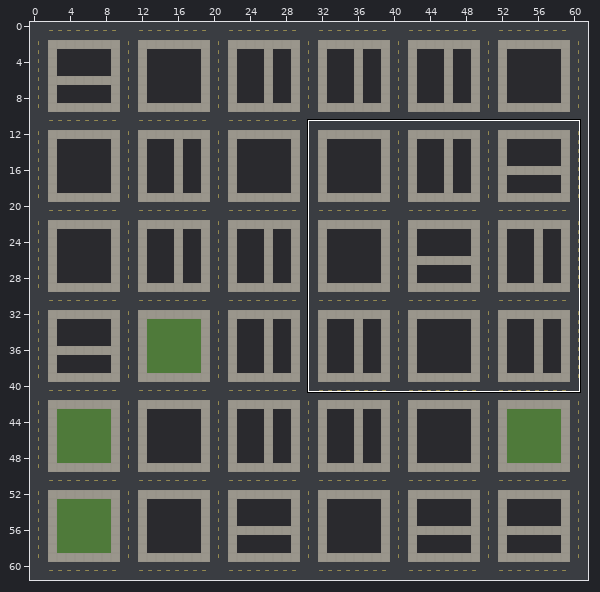
Two versions of a level (Tiled map (JSON), public/maps/city.tmj). The first picture is a wide view before the edit; the outline marks the close-up.
Close-up. As it was:
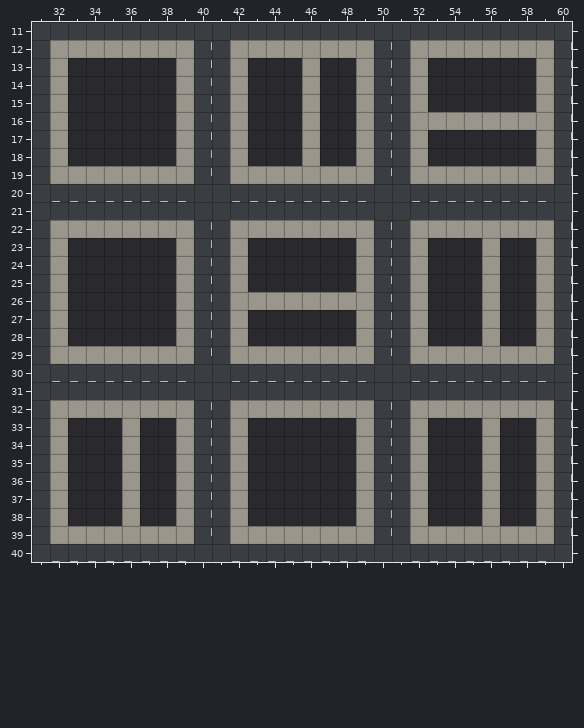
Cells are 64x64 px. Shown: x 31..60, y 11..40. The commit also changed other parts of the map, which this record leaves out.
After:
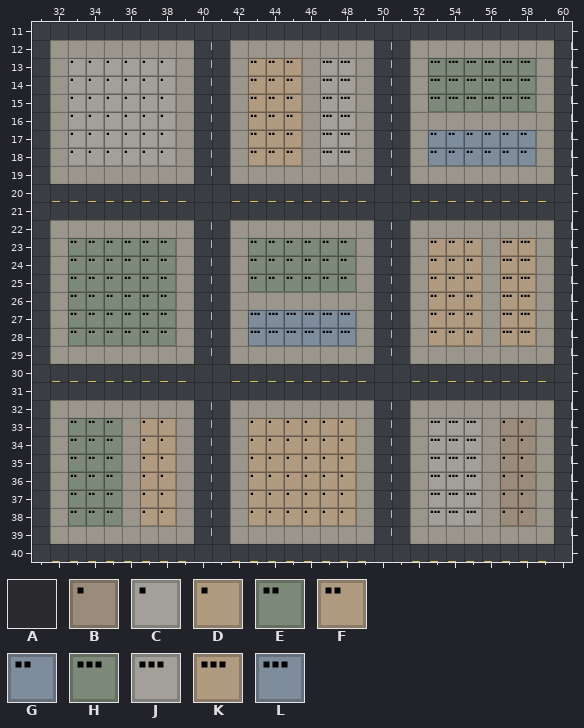
Key: from "city": A 5, B 8, C 10, D 12, E 16, F 19, G 20, H 23, J 24, K 26, L 27.
_ is an empty cell, . an unchanged one.
The exact change:
--- layer "tiles"
@@ x 33..58 @@
-13 AAAAAA....AAA.AA....AAAAAA
-14 AAAAAA....AAA.AA....AAAAAA
-15 AAAAAA....AAA.AA....AAAAAA
-16 AAAAAA....AAA.AA..........
-17 AAAAAA....AAA.AA....AAAAAA
-18 AAAAAA....AAA.AA....AAAAAA
+13 CCCCCC....FFF.JJ....HHHHHH
+14 CCCCCC....FFF.JJ....HHHHHH
+15 CCCCCC....FFF.JJ....HHHHHH
+16 CCCCCC....FFF.JJ..........
+17 CCCCCC....FFF.JJ....GGGGGG
+18 CCCCCC....FFF.JJ....GGGGGG
@@ x 33..58 @@
-23 AAAAAA....AAAAAA....AAA.AA
-24 AAAAAA....AAAAAA....AAA.AA
-25 AAAAAA....AAAAAA....AAA.AA
-26 AAAAAA..............AAA.AA
-27 AAAAAA....AAAAAA....AAA.AA
-28 AAAAAA....AAAAAA....AAA.AA
+23 EEEEEE....EEEEEE....FFF.KK
+24 EEEEEE....EEEEEE....FFF.KK
+25 EEEEEE....EEEEEE....FFF.KK
+26 EEEEEE..............FFF.KK
+27 EEEEEE....LLLLLL....FFF.KK
+28 EEEEEE....LLLLLL....FFF.KK
@@ x 33..58 @@
-33 AAA.AA....AAAAAA....AAA.AA
-34 AAA.AA....AAAAAA....AAA.AA
-35 AAA.AA....AAAAAA....AAA.AA
-36 AAA.AA....AAAAAA....AAA.AA
-37 AAA.AA....AAAAAA....AAA.AA
-38 AAA.AA....AAAAAA....AAA.AA
+33 EEE.DD....DDDDDD....JJJ.BB
+34 EEE.DD....DDDDDD....JJJ.BB
+35 EEE.DD....DDDDDD....JJJ.BB
+36 EEE.DD....DDDDDD....JJJ.BB
+37 EEE.DD....DDDDDD....JJJ.BB
+38 EEE.DD....DDDDDD....JJJ.BB
